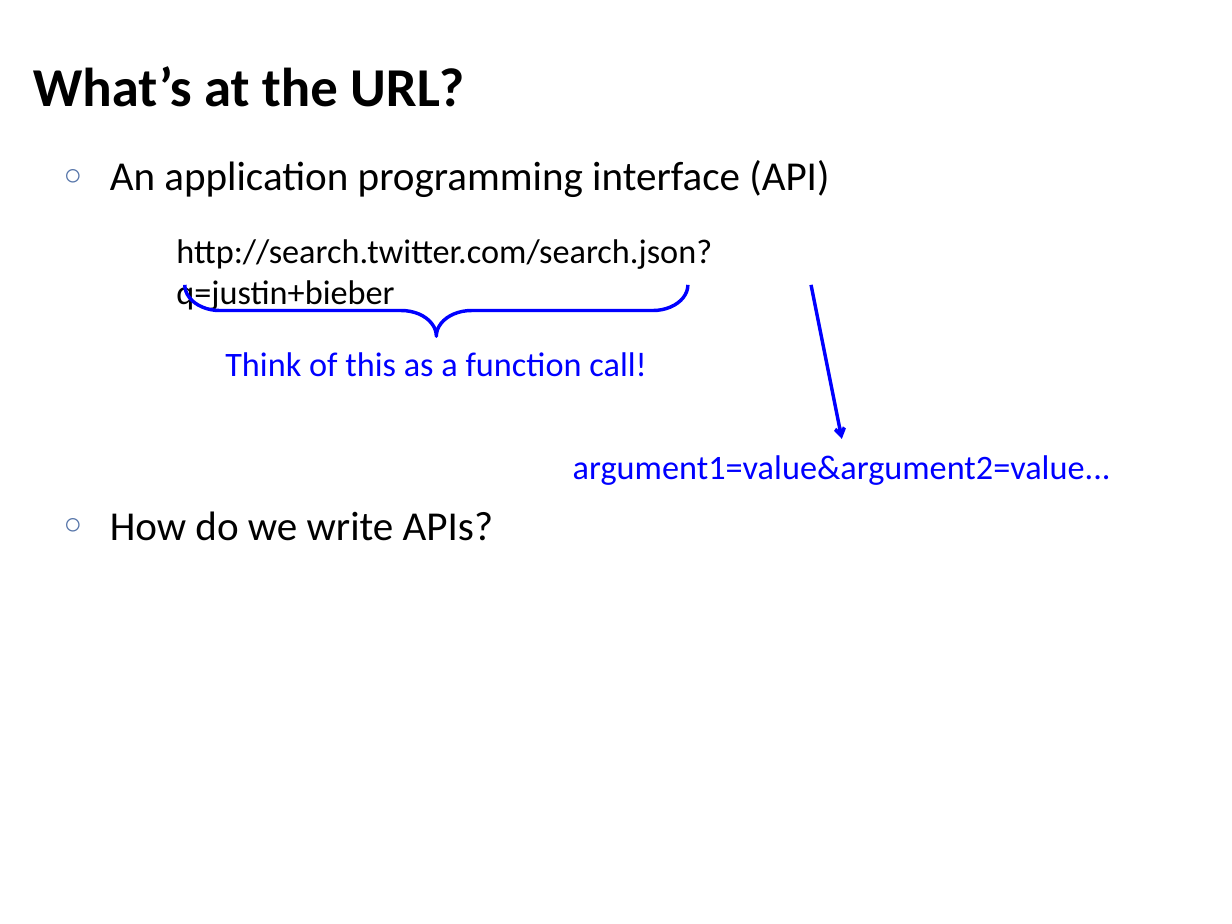
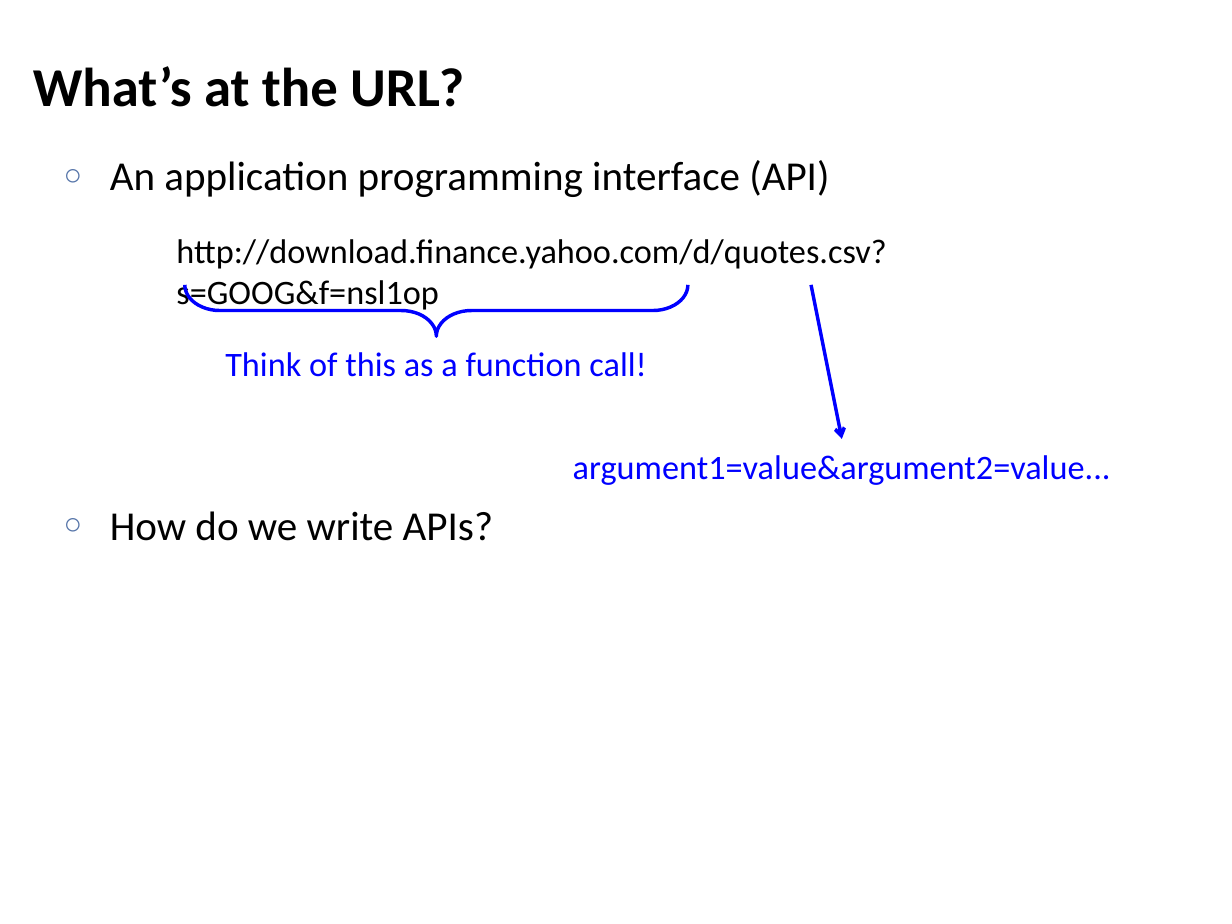
Before and after one commit to lintool/UMD-courses, a slide deck: slide 13 of slides/session08.pptx. Drawn at 1232x924 pixels with LibreOffice and Linux fonts; fonts in the diff are those of the drawing. Boxes give left, top, right and bottom in pixels: in the first picture for what was removed or moved away, otherwise in the second. Text is boxed around its words. In the diff, an @@ line names an element or a change of style, - is before the commit and + after.

```diff
--- a/slides/session08.pptx
+++ b/slides/session08.pptx
@@ text at (176,239,886,313): text changed @@
-http://search.twitter.com/search.json?q=justin+bieber
+http://download.finance.yahoo.com/d/quotes.csv?s=GOOG&f=nsl1op
```
Also in this commit, not shown: 1 other slide changed, 1 other file.
